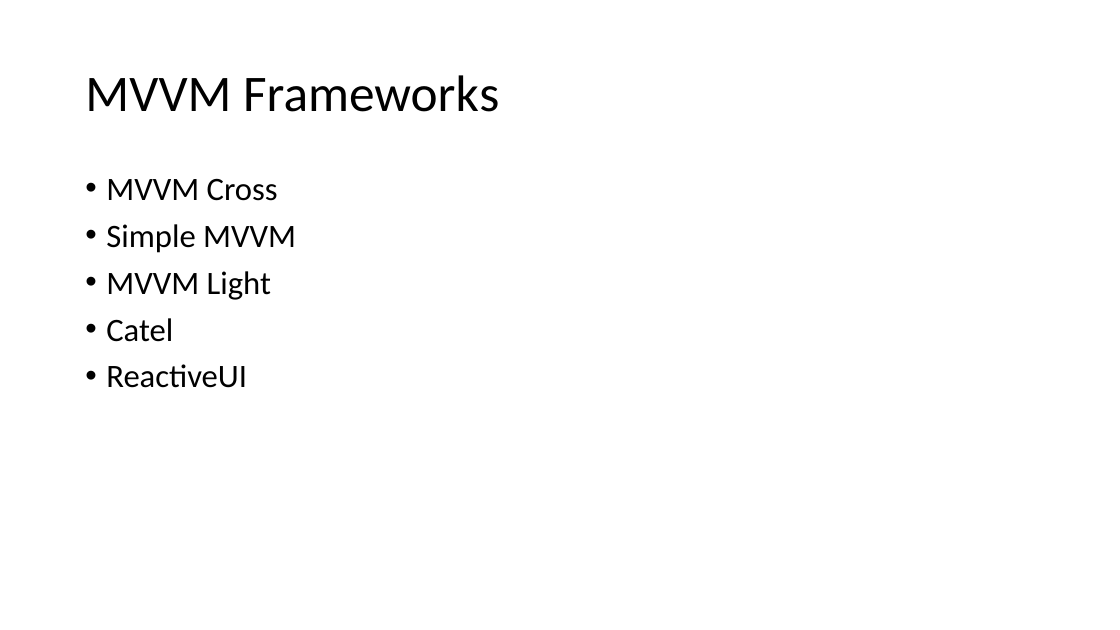
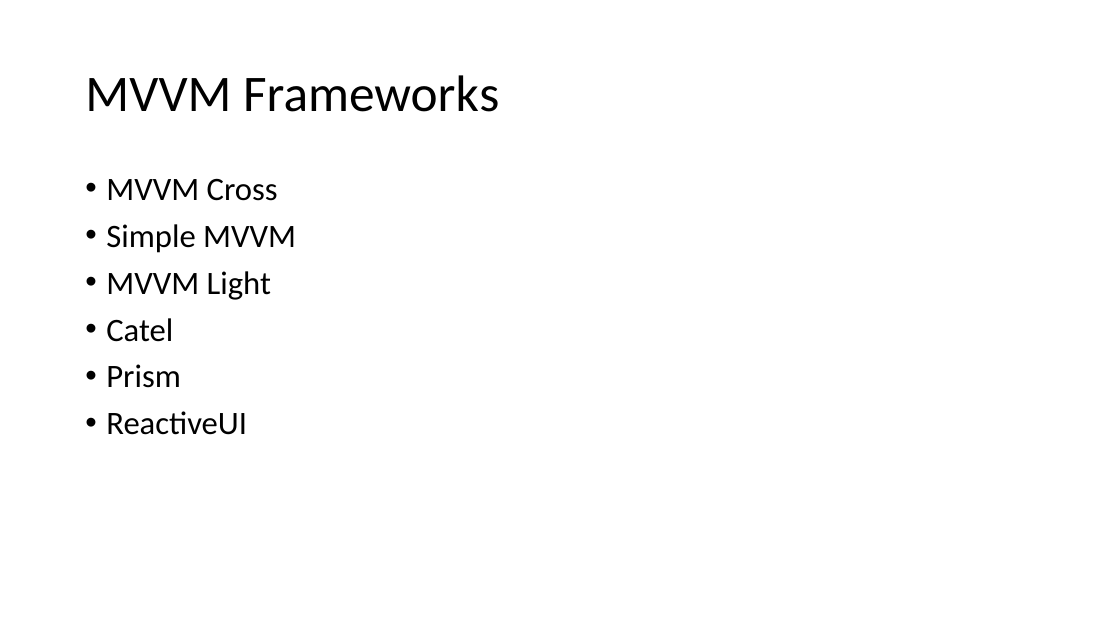
Before and after one commit to jasho/pv239-maui, a slide deck: slide 28 of Lecture/PV239-NET-MAUI.pptx. Drawn at 1120x630 pixels with LibreOffice and Linux fonts; fonts in the diff are those of the drawing. Boxes give left, top, right and bottom in pixels: in the first picture for what was removed or moved away, otherwise in the second. Text is boxed around its words. In the diff, an @@ line names an element or a change of style, - is before the commit and + after.

```diff
--- a/Lecture/PV239-NET-MAUI.pptx
+++ b/Lecture/PV239-NET-MAUI.pptx
@@ text at bbox=[106, 364, 181, 388]: paragraph added @@
+• Prism
```
Also in this commit, not shown: 1 slide removed.
